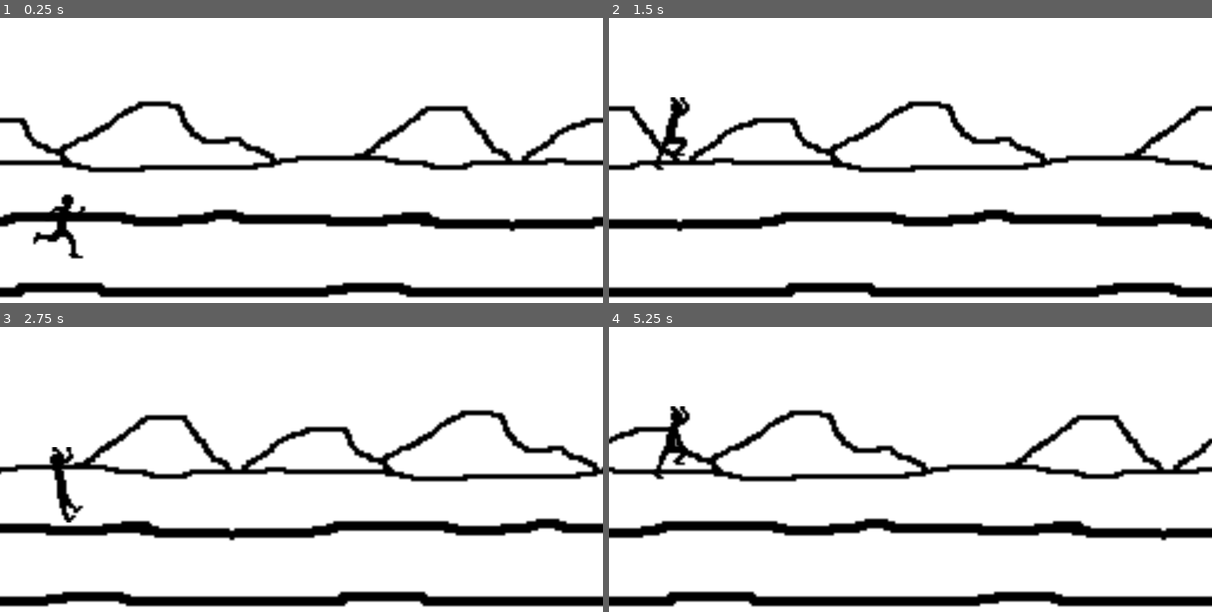
Above: before the commit, frames 1-4 (two rows, left to right).
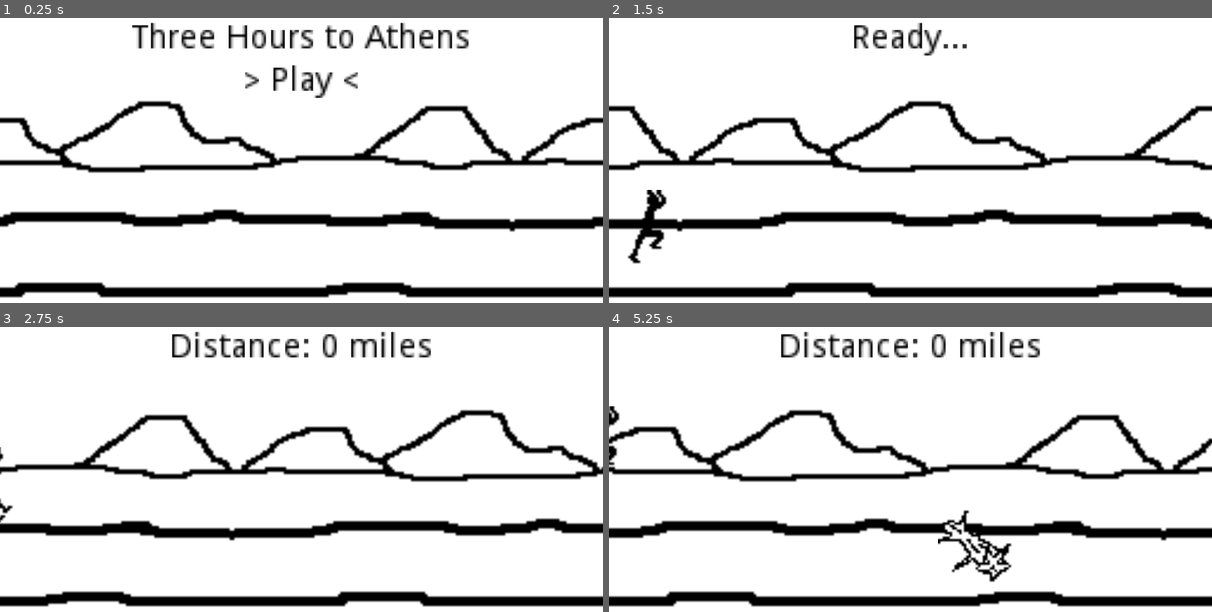
Above: after the commit, the same moments.

Repository: greenje262/three-hours-to-athens
Game: Godot game, scene res://PlayScene.tscn
The game is run twice, just before and just after one commit, with the same random seed, the same clock (stepped at 60 frames per second) and the same inputs.
Inputs (mouse positions are in pixels of both pictures, inside the frame that each line leads up to):
- Up to frame 1 (0.25 s): no input
- Up to frame 2 (1.5 s): click (910, 80) at 0.5 s, where only the run after the commit has a clickable "> Play <"; tap Space (jamp) at 1.35 s
- Up to frame 3 (2.75 s): tap Space (jamp) at 2.1 s
- Up to frame 4 (5.25 s): tap Space (jamp) every 0.75 s from 2.85 to 5.1 s

The runs differ from the first frame. In frame 1, 3.4% of the frame differs, in the area x 5-78%, y 1-85%; in frame 2, 2.1%; in frame 3, 2.4%; in frame 4, 3.6%, in the area x 0-72%, y 1-90%.

Commit message:
completed the game, finished the code

Diff:
--- /dev/null
+++ b/three-hours-to-athens/Obstacle.gd
@@ -0,0 +1,8 @@
+extends RigidBody2D
+
+func _ready():
+	var obst_types = $AnimatedSprite.frames.get_animation_names()
+	$AnimatedSprite.animation = obst_types[randi() % obst_types.size()]
+
+func _on_VisibilityNotifier2D_screen_exited():
+	queue_free()
--- a/three-hours-to-athens/Obstacle.tscn
+++ b/three-hours-to-athens/Obstacle.tscn
@@ -1,16 +1,36 @@
-[gd_scene load_steps=3 format=2]
+[gd_scene load_steps=6 format=2]
 
-[ext_resource path="res://obstacles/rock.PNG" type="Texture" id=1]
+[ext_resource path="res://obstacles/tree.PNG" type="Texture" id=1]
+[ext_resource path="res://Obstacle.gd" type="Script" id=2]
+[ext_resource path="res://obstacles/rock.PNG" type="Texture" id=3]
 
 [sub_resource type="CapsuleShape2D" id=1]
-radius = 7.76321
-height = 13.7464
+radius = 7.5
+height = 10.0
 
-[node name="Obstacle" type="Sprite"]
-texture = ExtResource( 1 )
+[sub_resource type="SpriteFrames" id=2]
+animations = [ {
+"frames": [ ExtResource( 3 ) ],
+"loop": true,
+"name": "rock",
+"speed": 5.0
+}, {
+"frames": [ ExtResource( 1 ) ],
+"loop": true,
+"name": "tree",
+"speed": 5.0
+} ]
 
-[node name="Area2D" type="Area2D" parent="."]
+[node name="RigidBody2D" type="RigidBody2D"]
+gravity_scale = 0.0
+script = ExtResource( 2 )
 
-[node name="CollisionShape2D" type="CollisionShape2D" parent="Area2D"]
-position = Vector2( 0.629959, 2.04737 )
+[node name="CollisionShape2D" type="CollisionShape2D" parent="."]
 shape = SubResource( 1 )
+
+[node name="AnimatedSprite" type="AnimatedSprite" parent="."]
+frames = SubResource( 2 )
+animation = "tree"
+
+[node name="VisibilityNotifier2D" type="VisibilityNotifier2D" parent="."]
+[connection signal="screen_exited" from="VisibilityNotifier2D" to="." method="_on_VisibilityNotifier2D_screen_exited"]
--- a/three-hours-to-athens/ParallaxBackground.gd
+++ /dev/null
@@ -1,4 +0,0 @@
-extends ParallaxBackground
-
-func _process(delta):
-	scroll_offset.x -= 150 * delta
--- a/three-hours-to-athens/PlayScene.gd
+++ b/three-hours-to-athens/PlayScene.gd
@@ -1,5 +1,77 @@
 extends Node2D
 
-const JUMP = -48
-const GRAV = 8
-const OUCH = preload("res://Obstacle.tscn")
+const OBST = preload("res://Obstacle.tscn")
+
+onready var distance = 0
+onready var obst = OBST.instance()
+
+func _ready():
+	randomize()
+	$Player.connect("ouch", self, "ouch")
+
+func _process(delta):
+	if distance < 26.2:
+		$ParallaxBackground.scroll_offset.x -= 150 * delta
+		$ResetButton.hide()
+
+func _on_Chrono_timeout():
+	if distance > 26.2:
+		sunset()
+		$Chrono.stop()
+		$DistanceText.text = "NIKE!!!"
+	else:
+		distance += 0.1
+		$DistanceText.text = "Distance: " + str(distance) + " miles"
+
+func _on_ObstTimer_timeout():
+	if distance < 26.1:
+		obst = OBST.instance()
+		add_child(obst)
+		obst.position = Vector2(250, 96)
+		obst.linear_velocity = Vector2(-150, 0)
+		$ObstTimer.wait_time = 2 + rand_range(-1, 0.5)
+	else:
+		$ObstTimer.stop()
+
+func start():
+	var obst = OBST.instance()
+	distance = 0
+	$PlayButton.hide()
+	$ResetButton.hide()
+	start_text()
+	$Player.play()
+	$Player/PlayerTween.interpolate_property($Player, "position", $Player.position, Vector2(26.2, 92), 1)
+	$Player/PlayerTween.start()
+	yield(get_tree().create_timer(2), "timeout")
+	$Chrono.start()
+	$ObstTimer.start()
+
+func ouch():
+	$DistanceText.text = "Ouch!"
+	$Chrono.stop()
+	$ObstTimer.stop()
+	distance = 300
+	$Player/PlayerTween.interpolate_property($Player, "position", $Player.position, Vector2(-123.8, 92), 1)
+	$Player/PlayerTween.start()
+	yield(get_tree().create_timer(1), "timeout")
+	$ResetButton.show()
+
+func sunset():
+	if $Player/JumpTween.is_active() == false:
+		$Player/JumpTween.interpolate_property($Player, "position", $Player.position, Vector2(300, 92), 3)
+		$Player/JumpTween.start()
+		yield(get_tree().create_timer(4), "timeout")
+		$ResetButton.show()
+
+func start_text():
+	$DistanceText.text = "Ready..."
+	yield(get_tree().create_timer(1), "timeout")
+	$DistanceText.text = "Start!!"
+	yield(get_tree().create_timer(1), "timeout")
+	$DistanceText.text = "Distance: " + str(distance) + " miles"
+
+func _on_PlayButton_pressed():
+	start()
+
+func _on_ResetButton_pressed():
+	start()
--- a/three-hours-to-athens/PlayScene.tscn
+++ b/three-hours-to-athens/PlayScene.tscn
@@ -1,15 +1,13 @@
-[gd_scene load_steps=5 format=2]
+[gd_scene load_steps=4 format=2]
 
 [ext_resource path="res://background/background.PNG" type="Texture" id=1]
 [ext_resource path="res://Player.tscn" type="PackedScene" id=2]
-[ext_resource path="res://ParallaxBackground.gd" type="Script" id=3]
 [ext_resource path="res://PlayScene.gd" type="Script" id=4]
 
 [node name="PlayScene" type="Node2D"]
 script = ExtResource( 4 )
 
 [node name="ParallaxBackground" type="ParallaxBackground" parent="."]
-script = ExtResource( 3 )
 
 [node name="ParallaxLayer" type="ParallaxLayer" parent="ParallaxBackground"]
 motion_mirroring = Vector2( 256, 0 )
@@ -20,8 +18,68 @@
 centered = false
 
 [node name="Player" parent="." instance=ExtResource( 2 )]
-position = Vector2( 26.2, 92 )
-frame = 2
+position = Vector2( -123.8, 92 )
+frame = 1
 playing = true
 
 [node name="PlayerTween" type="Tween" parent="Player"]
+
+[node name="DistanceText" type="Label" parent="."]
+margin_right = 256.0
+margin_bottom = 24.0
+custom_colors/font_color = Color( 0, 0, 0, 1 )
+text = "Three Hours to Athens"
+align = 1
+valign = 1
+__meta__ = {
+"_edit_use_anchors_": false
+}
+
+[node name="Chrono" type="Timer" parent="."]
+wait_time = 41.22
+
+[node name="ObstTimer" type="Timer" parent="."]
+wait_time = 2.0
+
+[node name="PlayButton" type="Button" parent="."]
+anchor_left = 0.5
+anchor_top = 0.5
+anchor_right = 0.5
+anchor_bottom = 0.5
+margin_left = 96.0
+margin_top = 20.0
+margin_right = 160.0
+margin_bottom = 40.0
+custom_colors/font_color_disabled = Color( 0, 0, 0, 1 )
+custom_colors/font_color = Color( 0, 0, 0, 1 )
+custom_colors/font_color_hover = Color( 0, 0, 0, 1 )
+custom_colors/font_color_pressed = Color( 0, 0, 0, 1 )
+text = "> Play <"
+flat = true
+__meta__ = {
+"_edit_use_anchors_": false
+}
+
+[node name="ResetButton" type="Button" parent="."]
+visible = false
+anchor_left = 0.5
+anchor_top = 0.5
+anchor_right = 0.5
+anchor_bottom = 0.5
+margin_left = 64.0
+margin_top = 20.0
+margin_right = 192.0
+margin_bottom = 40.0
+custom_colors/font_color_disabled = Color( 0, 0, 0, 1 )
+custom_colors/font_color = Color( 0, 0, 0, 1 )
+custom_colors/font_color_hover = Color( 0, 0, 0, 1 )
+custom_colors/font_color_pressed = Color( 0, 0, 0, 1 )
+text = "> Play Again? <"
+flat = true
+__meta__ = {
+"_edit_use_anchors_": false
+}
+[connection signal="timeout" from="Chrono" to="." method="_on_Chrono_timeout"]
+[connection signal="timeout" from="ObstTimer" to="." method="_on_ObstTimer_timeout"]
+[connection signal="pressed" from="PlayButton" to="." method="_on_PlayButton_pressed"]
+[connection signal="pressed" from="ResetButton" to="." method="_on_ResetButton_pressed"]
--- a/three-hours-to-athens/Player.gd
+++ b/three-hours-to-athens/Player.gd
@@ -2,14 +2,28 @@
 
 const AIR_TIME = 0.35
 
+signal ouch
+
 func _physics_process(delta):
 	if Input.is_action_just_pressed("jamp") && $JumpTween.is_active() == false:
+
 		play("jump")
+
 		$JumpTween.interpolate_property(self, "position", position, Vector2(position.x, position.y - 64), AIR_TIME, Tween.TRANS_QUAD, Tween.EASE_OUT)
 		$JumpTween.start()
+
 		yield(get_tree().create_timer(AIR_TIME), "timeout")
+
 		play("fall")
+
 		$JumpTween.interpolate_property(self, "position", position, Vector2(position.x, position.y + 64), AIR_TIME, Tween.TRANS_QUAD, Tween.EASE_IN)
 		$JumpTween.start()
+
 		yield(get_tree().create_timer(AIR_TIME), "timeout")
+
 		play("run")
+
+
+func _on_Area2D_body_entered(body):
+	emit_signal("ouch")
+	stop()
--- a/three-hours-to-athens/Player.tscn
+++ b/three-hours-to-athens/Player.tscn
@@ -14,14 +14,14 @@
 "name": "run",
 "speed": 6.0
 }, {
+"frames": [ ExtResource( 4 ) ],
+"loop": true,
+"name": "fall",
+"speed": 5.0
+}, {
 "frames": [ ExtResource( 5 ) ],
 "loop": true,
 "name": "jump",
-"speed": 5.0
-}, {
-"frames": [ ExtResource( 4 ) ],
-"loop": true,
-"name": "fall",
 "speed": 5.0
 } ]
 
@@ -39,3 +39,4 @@
 shape = SubResource( 2 )
 
 [node name="JumpTween" type="Tween" parent="."]
+[connection signal="body_entered" from="Area2D" to="." method="_on_Area2D_body_entered"]
Not shown, added: three-hours-to-athens/export_presets.cfg
Not shown, added: hero.kra
Not shown, added: hero.kra~
Not shown, added: hero.png
Not shown, added: screens.kra
Not shown, added: screens/Layer 4(pasted).PNG
Not shown, added: screens/Layer 6(pasted).PNG
Not shown, added: screens/Layer 7(pasted).PNG
